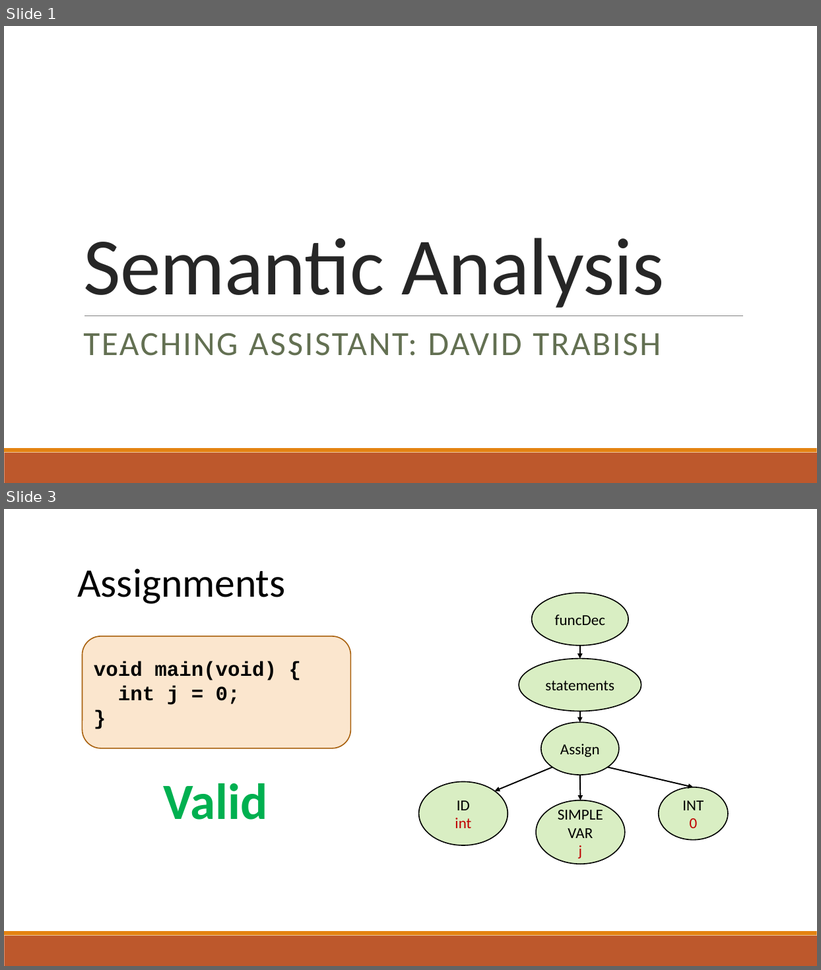
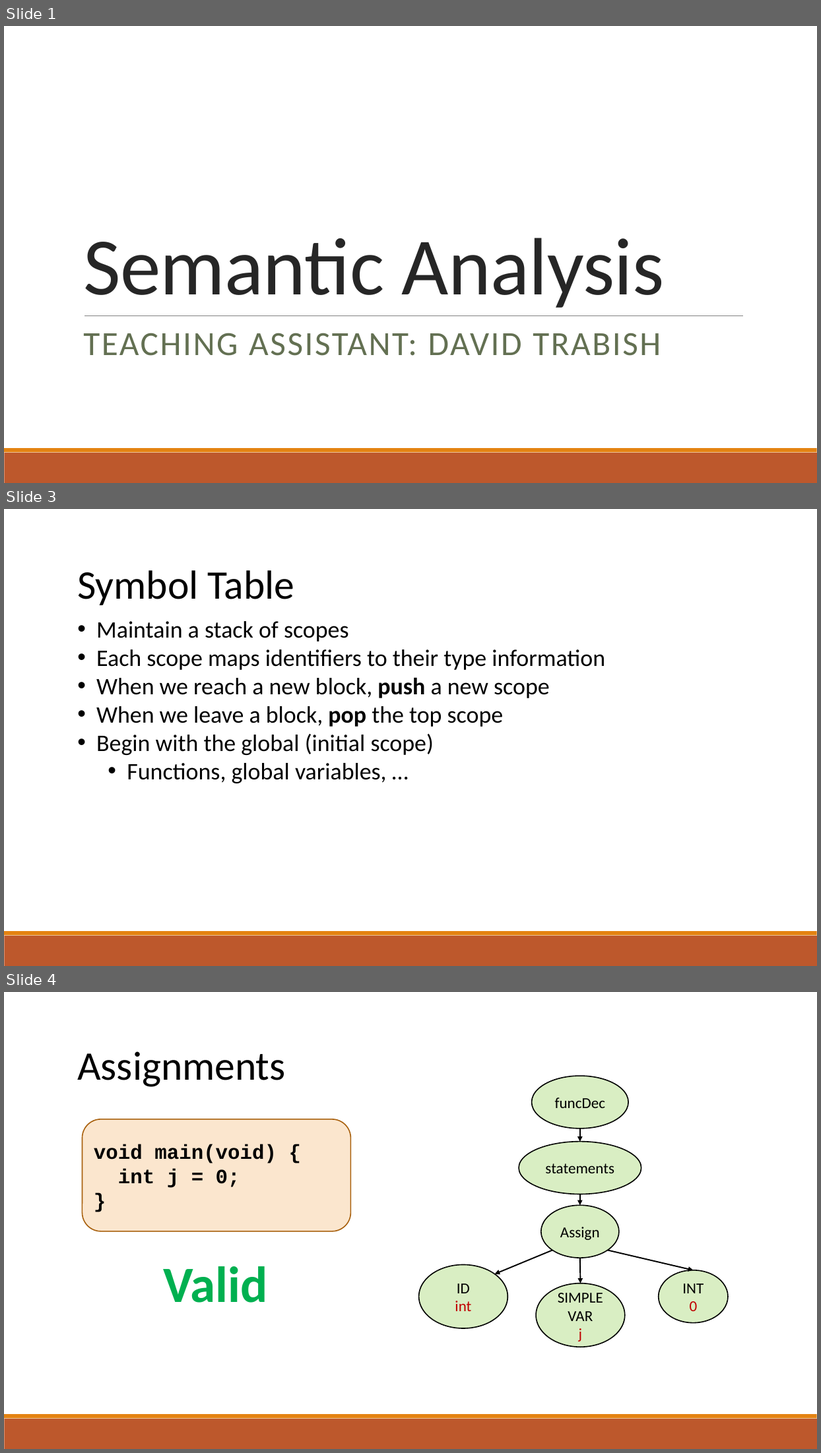
Before and after one commit to raghadzeidan/COMPILATION_TAU_FOR_STUDENTS, a slide deck: new_slides/semantic.pptx. Shown one above the other, each under a label of ours: slides 1 and 3 before the commit, slides 1, 3 and 4 after it; the slides between them are not shown. The pictures are 821x970 and 821x1453 pixels, drawn with LibreOffice and Linux fonts; fonts in the diff are those of the drawing. Boxes give left, top, right and bottom in pixels: in the first picture for what was removed or moved away, otherwise in the second. Text is boxed around its words. In the diff, an @@ line names an element or a change of style, - is before the commit and + after.

```diff
--- a/new_slides/semantic.pptx
+++ b/new_slides/semantic.pptx
@@ slide 3 added at bbox=[4, 509, 817, 966], background #FFFFFF; not listed: 2 template elements that a slide beside it also shows @@
@@ text added at bbox=[77, 570, 295, 605], 48 pt, text #000000 @@
+Symbol Table
@@ text added at bbox=[96, 621, 605, 784], 28 pt, text #000000 @@
+• Maintain a stack of scopes
+• Each scope maps identifiers to their type information
+• When we reach a new block, push a new scope
+• When we leave a block, pop the top scope
+• Begin with the global (initial scope)
+  • Functions, global variables, …
@@ what was slide 3 is now slide 4 @@
```
Also in this commit, not shown: 7 other slides added, 1 slide removed, 1 other file.
